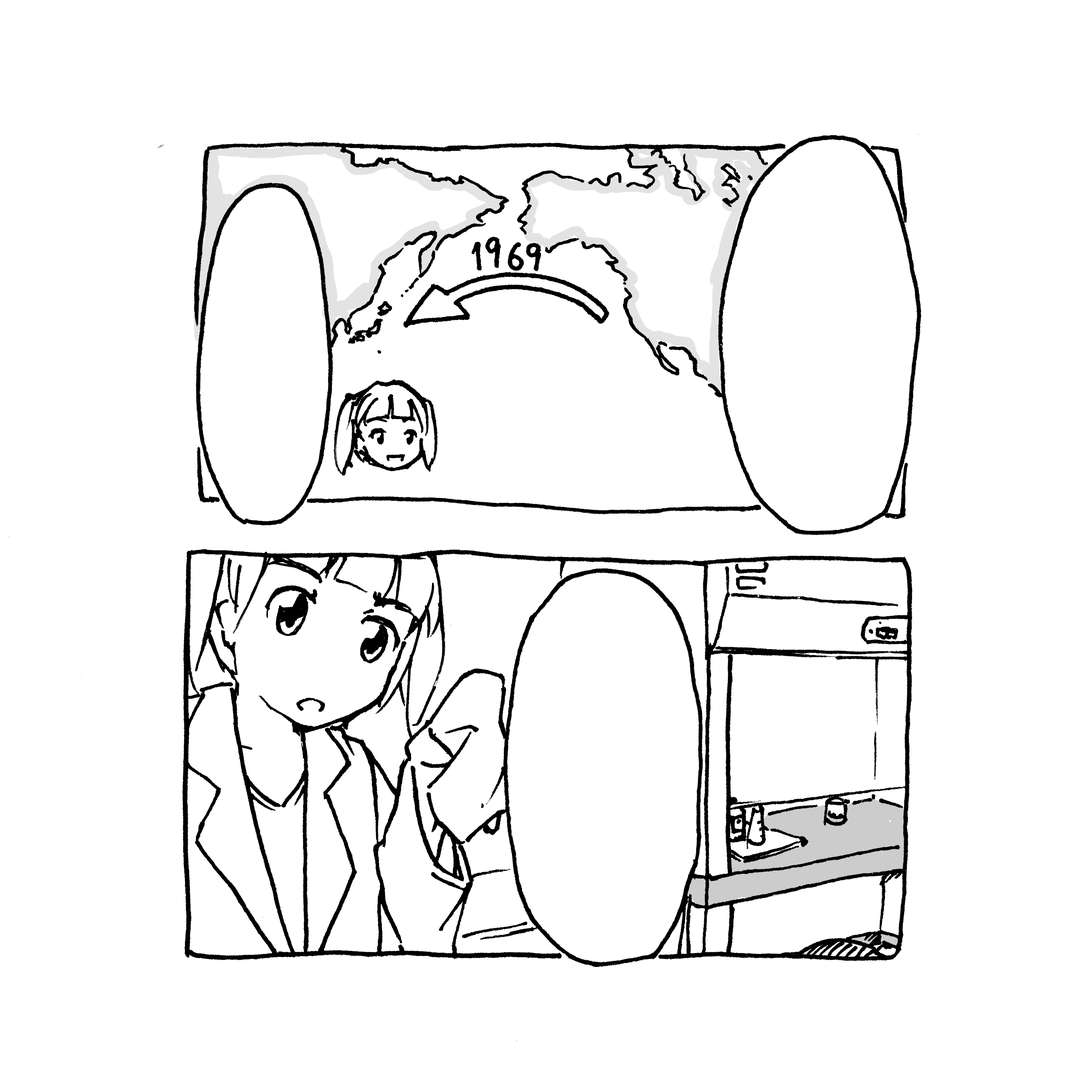
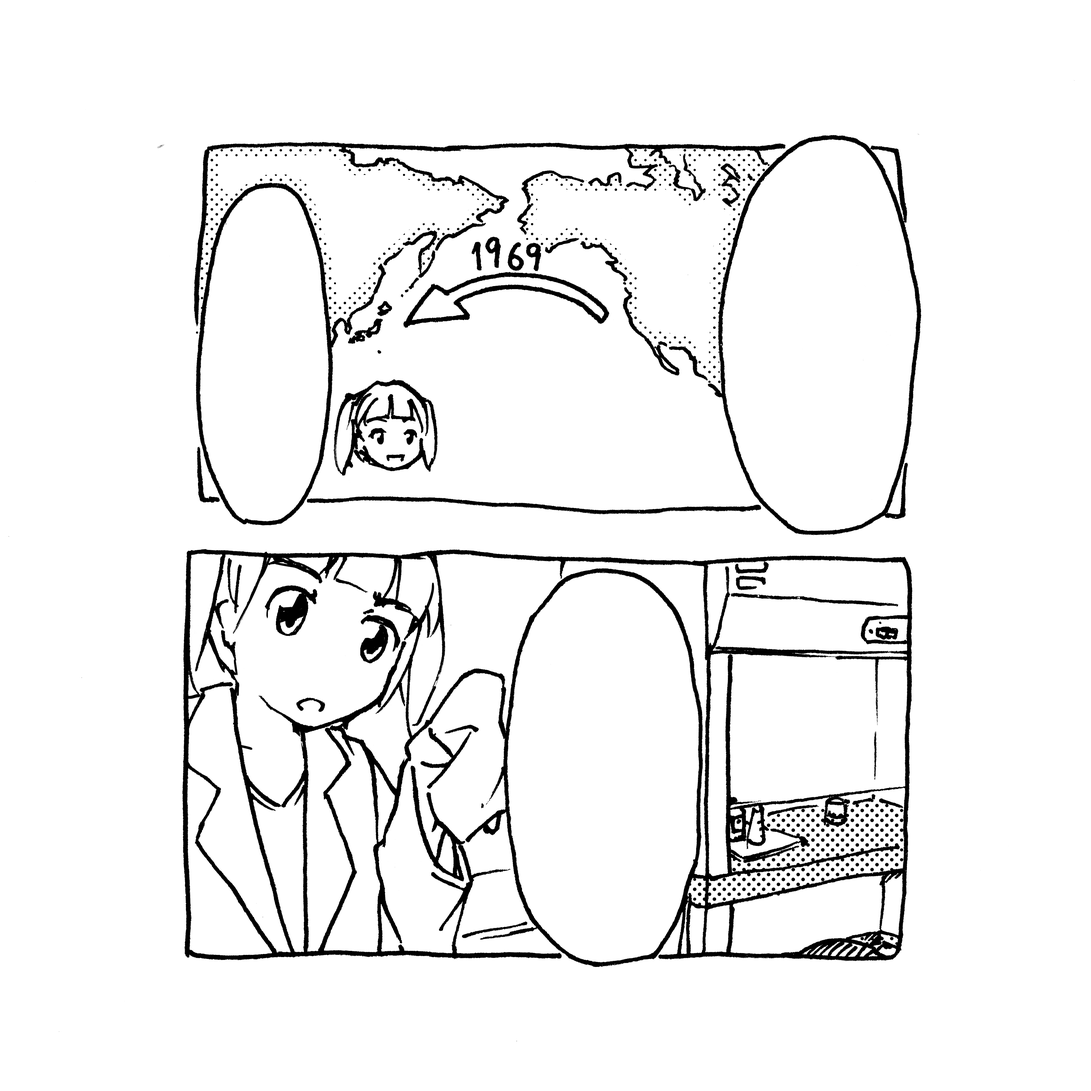
The second w=1091, h=1091 image is a revision of the first. Changes to its layers:
added layer "レイヤー 4" (multiply) above "グループ 1" over [193, 143, 909, 947]
moved "レイヤー 2" into group "グループ 1" over [193, 143, 772, 394]
moved "レイヤー 1" into group "グループ 1" over [687, 798, 909, 947]
added layer "べた塗り 1" over [193, 143, 909, 947]
